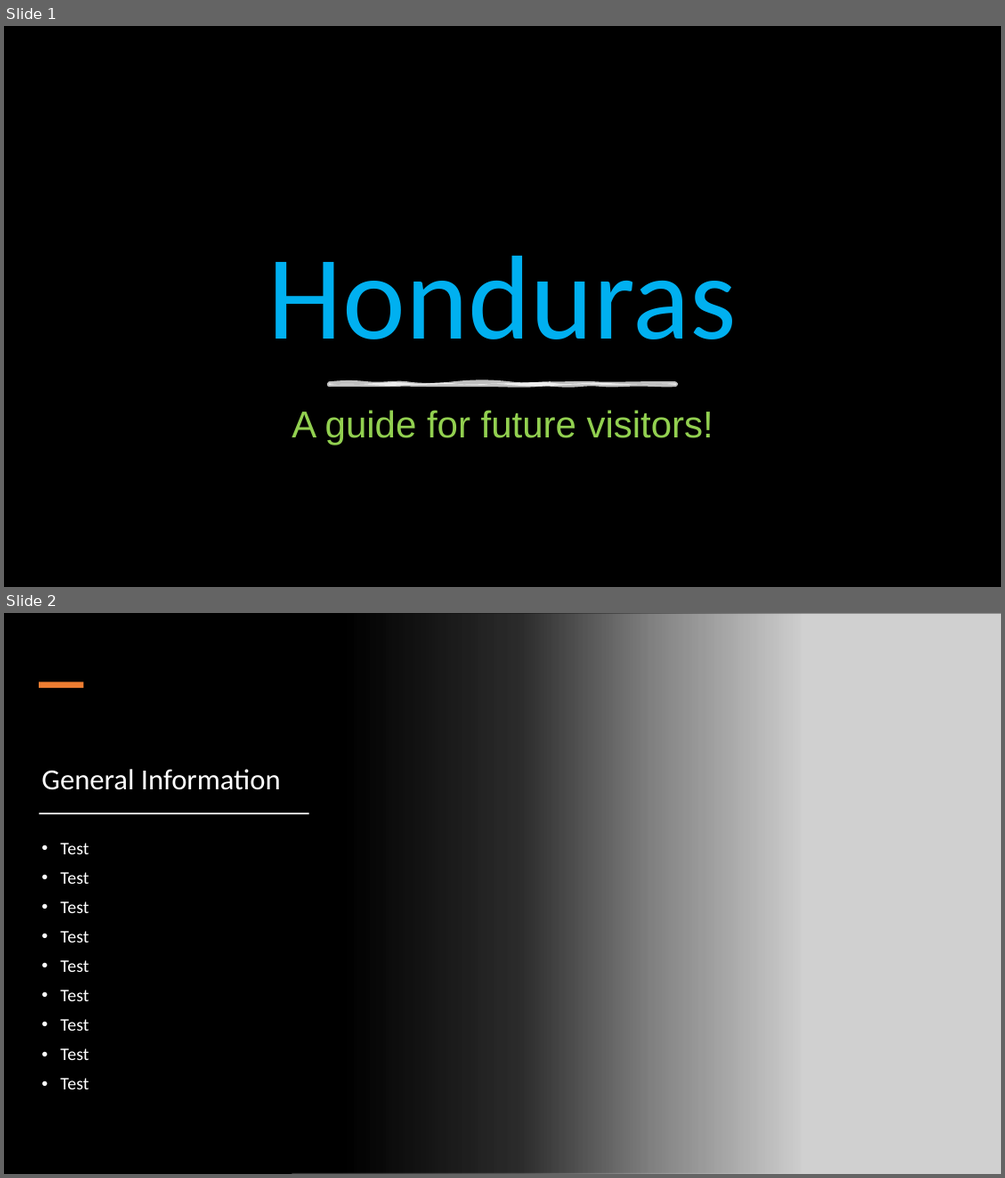
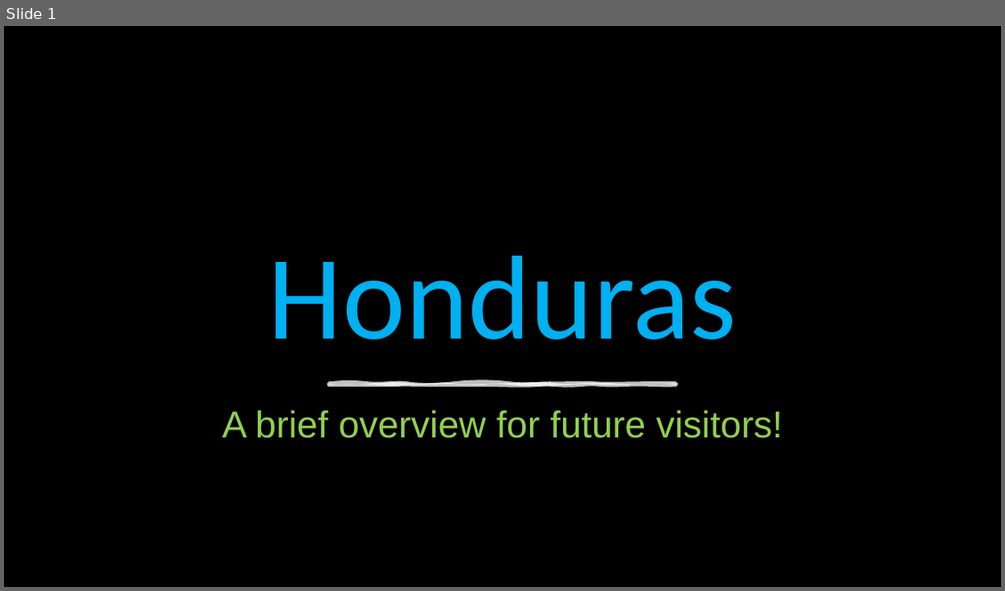
Before and after one commit to EmanuelACS/spanish-language-intro, a slide deck: CountryIntroduction/HondurasPrez.pptx. Shown one above the other, each under a label of ours: slides 1 and 2 before the commit, slide 1 after it. The pictures are 1005x1178 and 1005x591 pixels, drawn with LibreOffice and Linux fonts; fonts in the diff are those of the drawing; grey boxes stand for pictures; background and template pictures are left out. Boxes give left, top, right and bottom in pixels: in the first picture for what was removed or moved away, otherwise in the second. Text is boxed around its words. In the diff, an @@ line names an element or a change of style, - is before the commit and + after.

```diff
--- a/CountryIntroduction/HondurasPrez.pptx
+++ b/CountryIntroduction/HondurasPrez.pptx
@@ slide 2 removed at (4,613,1001,1174), background #000000 @@
@@ rectangle removed at (4,613,802,1174) @@
@@ picture removed at (291,613,1001,1174) @@
@@ rectangle removed at (39,682,83,688) @@
@@ title removed at (41,769,281,790) @@
-General Information
@@ rectangle removed at (39,812,309,814) @@
@@ text removed at (60,843,89,1089) @@
-• Test
-• Test
-• Test
-• Test
-• Test
-• Test
-• Test
-• Test
-• Test
@@ slide 1 changed as well @@
@@ subtitle at (222,410,783,438): text changed @@
-A guide for future visitors!
+A brief overview for future visitors!
```
Also in this commit, not shown: 8 slides added, 4 other slides removed, 2 other files.
